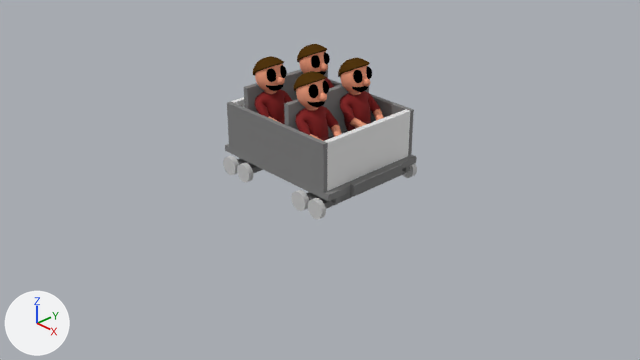
The Blender file examples/wooden/scene.blend, before and after one commit.
The view is the same before and after, from the file's camera 'Camera'. Lighting does not change. The marker at lower left points along +X, +Y and +Z. The picture after the commit comes second.

Names of what the first picture shows: 'Body_End_R', 'Body_Side_L', 'Body_Side_R', 'Bumper_R', 'Chassis_Floor', 'Seat_Back_Front', 'Seat_Back_Rear', 'peep', 'peep.001', 'peep.002', 'peep.003' and 8 more.
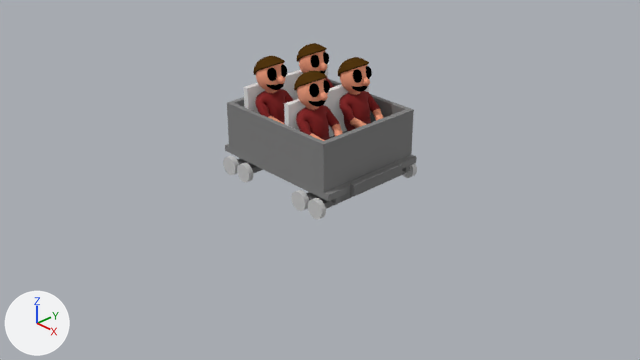
Changed parts and their boxes (x1, y1, x2, y2) in the pictures (640 x 360 px):
'Body_End_R', recoloured (white to grey): (324, 109, 410, 191) in both
'peep.001', moved: before (294, 71, 342, 141); after (294, 71, 343, 141)
'peep', moved: before (338, 58, 384, 131); after (338, 57, 383, 131)
'peep.003', moved: (253, 56, 293, 124) in both
'Seat_Back_Front', recoloured (grey to white): (284, 84, 369, 137) in both
'peep.002', moved: before (297, 44, 334, 88); after (297, 43, 334, 88)
'Seat_Back_Rear', recoloured (grey to white): (244, 69, 328, 113) in both

The change, as a diff of the scene's bpy script:
```diff
--- a/examples/wooden/scene.blend.py
+++ b/examples/wooden/scene.blend.py
@@ me_body_end_r @@
 me_body_end_r.from_pydata(...)  # 8 vertices, 12 faces; spans x 0.795..0.865, y 0.34..0.94, z -0.69..0.69
-me_body_end_r.materials.append(mat_remap2_001)  # white #e7e7e7
+me_body_end_r.materials.append(mat_remap1)  # picture img_remap_texture_png
@@ me_seat_back_front @@
 me_seat_back_front.from_pydata(...)  # 8 vertices, 12 faces; spans x 0.13..0.2, y 0.34..1.19, z -0.67..0.67
-me_seat_back_front.materials.append(mat_remap1)  # picture img_remap_texture_png
+me_seat_back_front.materials.append(mat_remap2)  # white #e7e7e7
@@ me_seat_back_rear @@
 me_seat_back_rear.from_pydata(...)  # 8 vertices, 12 faces; spans x -0.62..-0.55, y 0.34..1.19, z -0.67..0.67
-me_seat_back_rear.materials.append(mat_remap1)  # picture img_remap_texture_png
+me_seat_back_rear.materials.append(mat_remap2)  # white #e7e7e7
@@ ob_peep @@
 ob_peep = bpy.data.objects.new('peep', me_peep_004)
-ob_peep.location = (0.648, 0.36, 0.192)
+ob_peep.location = (0.65, 0.35, 0.2)
 ob_peep.rotation_euler = (1.571, 0.0, 0.0)  # degrees (90, 0, 0)
@@ ob_peep_001 @@
 ob_peep_001 = bpy.data.objects.new('peep.001', me_peep_005)
-ob_peep_001.location = (0.648, -0.36, 0.192)
+ob_peep_001.location = (0.65, -0.35, 0.2)
 ob_peep_001.rotation_euler = (1.571, 0.0, 0.0)  # degrees (90, 0, 0)
@@ ob_peep_002 @@
 ob_peep_002 = bpy.data.objects.new('peep.002', me_peep_006)
-ob_peep_002.location = (-0.091, 0.36, 0.192)
+ob_peep_002.location = (-0.09, 0.35, 0.2)
 ob_peep_002.rotation_euler = (1.571, 0.0, 0.0)  # degrees (90, 0, 0)
@@ ob_peep_003 @@
 ob_peep_003 = bpy.data.objects.new('peep.003', me_peep_007)
-ob_peep_003.location = (-0.091, -0.36, 0.192)
+ob_peep_003.location = (-0.09, -0.35, 0.2)
 ob_peep_003.rotation_euler = (1.571, 0.0, 0.0)  # degrees (90, 0, 0)
```
